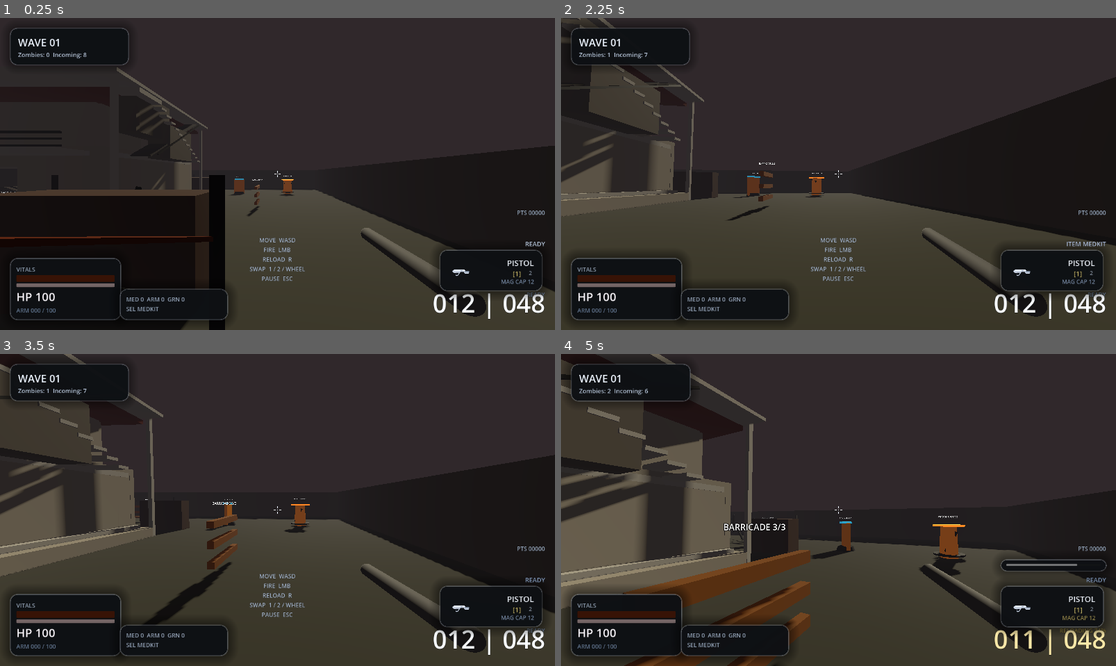
Above: before the commit, frames 1-4 (two rows, left to right).
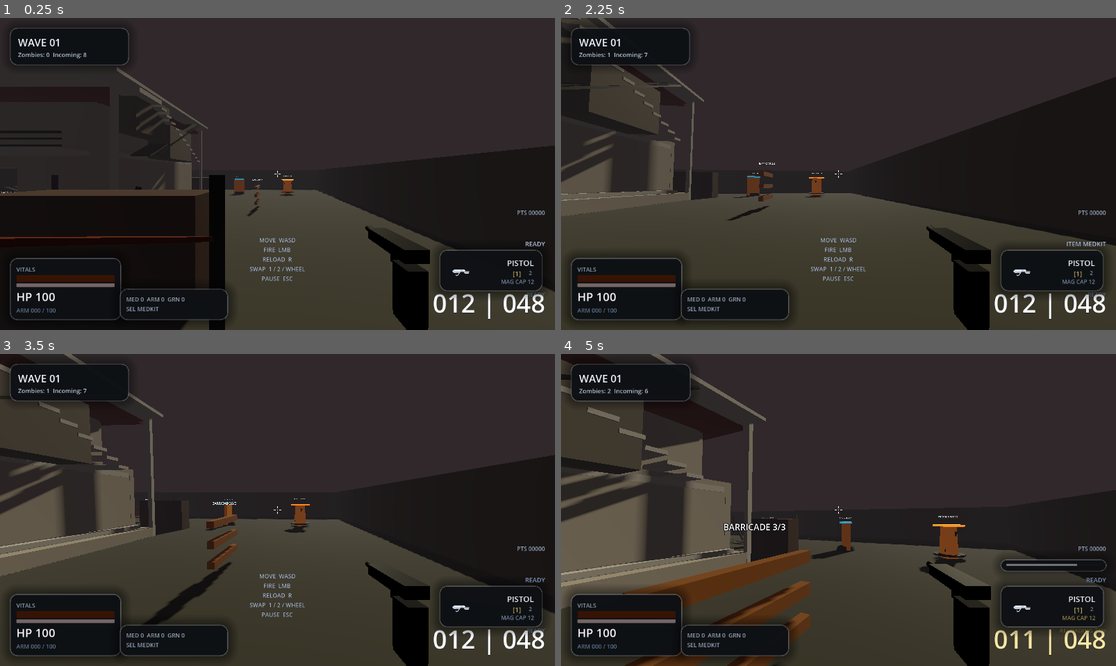
Above: after the commit, the same moments.

Repository: KernPhilipp/Dead-Zones
Game: Godot game, scene res://scenes/main.tscn
Same seed, same stepped clock (60 frames per second), same inputs: the game is played once before the commit and once after it.
Inputs (mouse positions are in pixels of both pictures, inside the frame that each line leads up to):
- Up to frame 1 (0.25 s): no input
- Up to frame 2 (2.25 s): tap Enter at 0.5 s; move the mouse to (866, 174) at 0.52 s; hold W (move_forward) from 0.53 s (still down); tap C (crouch) at 0.6 s; tap Space (jump) at 0.77, 1.52 s; move the mouse to (810, 174) at 1.27 s; tap E (interact) at 1.35 s; move the mouse to (849, 167) at 2.02 s; tap X (item_next) at 2.1 s
- Up to frame 3 (3.5 s): keep holding W (move_forward); move the mouse to (271, 516) at 2.77 s; tap Z (item_prev) at 2.85 s; tap Space (jump) at 3.02 s
- Up to frame 4 (5 s): keep holding W (move_forward); move the mouse to (877, 513) at 3.52 s; press the mouse at (877, 513) at 3.53 s; tap Space (jump) at 3.77, 4.52 s; tap R (reload) at 4.15 s; move the mouse to (794, 506) at 4.27 s; release the mouse at (794, 506) at 4.28 s; tap Shift (sprint) at 4.35 s

The runs differ from the first frame. In frame 1, 2.2% of the frame differs, in the area x 64-88%, y 66-100%; in frame 2, 2.4%, in the area x 65-88%, y 66-100%; in frame 3, 2.1%; in frame 4, 2.1%.

Commit message:
Add multi-part weapon models for pistol, rifle and shotgun
Replaces the single-capsule GunModel with a Node3D container that
swaps in a per-weapon scene (pistol/rifle/shotgun) built from multiple
box and cylinder primitives, giving each weapon a distinct silhouette.

Co-Authored-By: Claude Sonnet 4.6 <noreply@anthropic.com>

Diff:
--- a/scenes/player.tscn
+++ b/scenes/player.tscn
@@ -77,9 +77,8 @@
 collision_mask = 8
 enabled = true
 
-[node name="GunModel" type="MeshInstance3D" parent="Head"]
-transform = Transform3D(1, 0, 0, 0, 0, -1, 0, 1, 0, 0.3, -0.2, -0.5)
-mesh = SubResource("CapsuleMesh_gun")
+[node name="GunModel" type="Node3D" parent="Head"]
+transform = Transform3D(1, 0, 0, 0, 1, 0, 0, 0, 1, 0.3, -0.2, -0.5)
 
 [node name="VisualRoot" type="Node3D" parent="."]
 visible = false
--- /dev/null
+++ b/scenes/weapons/pistol_model.tscn
@@ -0,0 +1,55 @@
+[gd_scene load_steps=9 format=3 uid="uid://pistol_model_v1"]
+
+[sub_resource type="StandardMaterial3D" id="Mat_metal"]
+albedo_color = Color(0.08, 0.09, 0.11, 1)
+roughness = 0.68
+metallic = 0.32
+
+[sub_resource type="StandardMaterial3D" id="Mat_grip"]
+albedo_color = Color(0.11, 0.12, 0.14, 1)
+roughness = 0.92
+metallic = 0.04
+
+[sub_resource type="BoxMesh" id="Box_slide"]
+size = Vector3(0.055, 0.030, 0.175)
+
+[sub_resource type="CylinderMesh" id="Cyl_barrel"]
+top_radius = 0.010
+bottom_radius = 0.010
+height = 0.085
+
+[sub_resource type="BoxMesh" id="Box_grip"]
+size = Vector3(0.044, 0.120, 0.058)
+
+[sub_resource type="BoxMesh" id="Box_guard"]
+size = Vector3(0.007, 0.020, 0.052)
+
+[sub_resource type="BoxMesh" id="Box_magbase"]
+size = Vector3(0.043, 0.012, 0.055)
+
+[node name="PistolModel" type="Node3D"]
+
+[node name="Slide" type="MeshInstance3D" parent="."]
+transform = Transform3D(1, 0, 0, 0, 1, 0, 0, 0, 1, 0, 0.022, -0.025)
+mesh = SubResource("Box_slide")
+material_override = SubResource("Mat_metal")
+
+[node name="Barrel" type="MeshInstance3D" parent="."]
+transform = Transform3D(1, 0, 0, 0, 0, -1, 0, 1, 0, 0, 0.022, -0.128)
+mesh = SubResource("Cyl_barrel")
+material_override = SubResource("Mat_metal")
+
+[node name="Grip" type="MeshInstance3D" parent="."]
+transform = Transform3D(1, 0, 0, 0, 1, 0, 0, 0, 1, 0, -0.068, 0.038)
+mesh = SubResource("Box_grip")
+material_override = SubResource("Mat_grip")
+
+[node name="TriggerGuard" type="MeshInstance3D" parent="."]
+transform = Transform3D(1, 0, 0, 0, 1, 0, 0, 0, 1, 0, -0.018, -0.008)
+mesh = SubResource("Box_guard")
+material_override = SubResource("Mat_metal")
+
+[node name="MagazineBase" type="MeshInstance3D" parent="."]
+transform = Transform3D(1, 0, 0, 0, 1, 0, 0, 0, 1, 0, -0.130, 0.038)
+mesh = SubResource("Box_magbase")
+material_override = SubResource("Mat_grip")
--- /dev/null
+++ b/scenes/weapons/rifle_model.tscn
@@ -0,0 +1,71 @@
+[gd_scene load_steps=12 format=3 uid="uid://rifle_model_v1"]
+
+[sub_resource type="StandardMaterial3D" id="Mat_metal"]
+albedo_color = Color(0.10, 0.11, 0.13, 1)
+roughness = 0.72
+metallic = 0.28
+
+[sub_resource type="StandardMaterial3D" id="Mat_body"]
+albedo_color = Color(0.13, 0.15, 0.18, 1)
+roughness = 0.86
+metallic = 0.05
+
+[sub_resource type="BoxMesh" id="Box_receiver"]
+size = Vector3(0.050, 0.045, 0.270)
+
+[sub_resource type="CylinderMesh" id="Cyl_barrel"]
+top_radius = 0.010
+bottom_radius = 0.010
+height = 0.200
+
+[sub_resource type="BoxMesh" id="Box_stock"]
+size = Vector3(0.048, 0.065, 0.175)
+
+[sub_resource type="BoxMesh" id="Box_grip"]
+size = Vector3(0.040, 0.108, 0.056)
+
+[sub_resource type="BoxMesh" id="Box_magazine"]
+size = Vector3(0.038, 0.105, 0.058)
+
+[sub_resource type="BoxMesh" id="Box_handguard"]
+size = Vector3(0.052, 0.042, 0.100)
+
+[sub_resource type="BoxMesh" id="Box_rail"]
+size = Vector3(0.014, 0.010, 0.220)
+
+[node name="RifleModel" type="Node3D"]
+
+[node name="Receiver" type="MeshInstance3D" parent="."]
+transform = Transform3D(1, 0, 0, 0, 1, 0, 0, 0, 1, 0, 0.018, -0.065)
+mesh = SubResource("Box_receiver")
+material_override = SubResource("Mat_body")
+
+[node name="Barrel" type="MeshInstance3D" parent="."]
+transform = Transform3D(1, 0, 0, 0, 0, -1, 0, 1, 0, 0, 0.018, -0.255)
+mesh = SubResource("Cyl_barrel")
+material_override = SubResource("Mat_metal")
+
+[node name="Stock" type="MeshInstance3D" parent="."]
+transform = Transform3D(1, 0, 0, 0, 1, 0, 0, 0, 1, 0, 0.020, 0.147)
+mesh = SubResource("Box_stock")
+material_override = SubResource("Mat_body")
+
+[node name="PistolGrip" type="MeshInstance3D" parent="."]
+transform = Transform3D(1, 0, 0, 0, 1, 0, 0, 0, 1, 0, -0.062, 0.025)
+mesh = SubResource("Box_grip")
+material_override = SubResource("Mat_body")
+
+[node name="Magazine" type="MeshInstance3D" parent="."]
+transform = Transform3D(1, 0, 0, 0, 1, 0, 0, 0, 1, 0, -0.082, -0.040)
+mesh = SubResource("Box_magazine")
+material_override = SubResource("Mat_body")
+
+[node name="HandGuard" type="MeshInstance3D" parent="."]
+transform = Transform3D(1, 0, 0, 0, 1, 0, 0, 0, 1, 0, 0.016, -0.180)
+mesh = SubResource("Box_handguard")
+material_override = SubResource("Mat_body")
+
+[node name="TopRail" type="MeshInstance3D" parent="."]
+transform = Transform3D(1, 0, 0, 0, 1, 0, 0, 0, 1, 0, 0.043, -0.075)
+mesh = SubResource("Box_rail")
+material_override = SubResource("Mat_metal")
--- /dev/null
+++ b/scenes/weapons/shotgun_model.tscn
@@ -0,0 +1,70 @@
+[gd_scene load_steps=11 format=3 uid="uid://shotgun_model_v1"]
+
+[sub_resource type="StandardMaterial3D" id="Mat_metal"]
+albedo_color = Color(0.07, 0.08, 0.10, 1)
+roughness = 0.70
+metallic = 0.30
+
+[sub_resource type="StandardMaterial3D" id="Mat_wood"]
+albedo_color = Color(0.32, 0.19, 0.10, 1)
+roughness = 0.88
+metallic = 0.00
+
+[sub_resource type="StandardMaterial3D" id="Mat_body"]
+albedo_color = Color(0.11, 0.12, 0.14, 1)
+roughness = 0.85
+metallic = 0.05
+
+[sub_resource type="BoxMesh" id="Box_receiver"]
+size = Vector3(0.070, 0.065, 0.230)
+
+[sub_resource type="CylinderMesh" id="Cyl_barrel"]
+top_radius = 0.023
+bottom_radius = 0.023
+height = 0.160
+
+[sub_resource type="CylinderMesh" id="Cyl_magtube"]
+top_radius = 0.013
+bottom_radius = 0.013
+height = 0.120
+
+[sub_resource type="BoxMesh" id="Box_stock"]
+size = Vector3(0.065, 0.090, 0.210)
+
+[sub_resource type="BoxMesh" id="Box_grip"]
+size = Vector3(0.054, 0.115, 0.062)
+
+[sub_resource type="BoxMesh" id="Box_pump"]
+size = Vector3(0.072, 0.048, 0.085)
+
+[node name="ShotgunModel" type="Node3D"]
+
+[node name="Receiver" type="MeshInstance3D" parent="."]
+transform = Transform3D(1, 0, 0, 0, 1, 0, 0, 0, 1, 0, 0.012, -0.020)
+mesh = SubResource("Box_receiver")
+material_override = SubResource("Mat_body")
+
+[node name="Barrel" type="MeshInstance3D" parent="."]
+transform = Transform3D(1, 0, 0, 0, 0, -1, 0, 1, 0, 0, 0.030, -0.205)
+mesh = SubResource("Cyl_barrel")
+material_override = SubResource("Mat_metal")
+
+[node name="MagazineTube" type="MeshInstance3D" parent="."]
+transform = Transform3D(1, 0, 0, 0, 0, -1, 0, 1, 0, 0, -0.007, -0.185)
+mesh = SubResource("Cyl_magtube")
+material_override = SubResource("Mat_metal")
+
+[node name="Stock" type="MeshInstance3D" parent="."]
+transform = Transform3D(1, 0, 0, 0, 1, 0, 0, 0, 1, 0, 0.008, 0.150)
+mesh = SubResource("Box_stock")
+material_override = SubResource("Mat_wood")
+
+[node name="PistolGrip" type="MeshInstance3D" parent="."]
+transform = Transform3D(1, 0, 0, 0, 1, 0, 0, 0, 1, 0, -0.070, 0.022)
+mesh = SubResource("Box_grip")
+material_override = SubResource("Mat_wood")
+
+[node name="Pump" type="MeshInstance3D" parent="."]
+transform = Transform3D(1, 0, 0, 0, 1, 0, 0, 0, 1, 0, 0.030, -0.170)
+mesh = SubResource("Box_pump")
+material_override = SubResource("Mat_wood")
--- a/scripts/player.gd
+++ b/scripts/player.gd
@@ -6,6 +6,11 @@
 const ItemInventory = preload("res://scripts/player/item_inventory.gd")
 const PlayerProgression = preload("res://scripts/player/player_progression.gd")
 const GrenadeProjectileScene: PackedScene = preload("res://scenes/projectiles/grenade_projectile.tscn")
+const WeaponModelScenes: Dictionary = {
+	"pistol": preload("res://scenes/weapons/pistol_model.tscn"),
+	"rifle": preload("res://scenes/weapons/rifle_model.tscn"),
+	"shotgun": preload("res://scenes/weapons/shotgun_model.tscn"),
+}
 const CAMERA_FIRST_PERSON := "first_person"
 const CAMERA_THIRD_PERSON := "third_person"
 
@@ -150,7 +155,7 @@
 @onready var third_person_pivot: Node3D = $Head/ThirdPersonPivot
 @onready var third_person_arm: SpringArm3D = $Head/ThirdPersonPivot/SpringArm3D
 @onready var third_person_camera: Camera3D = $Head/ThirdPersonPivot/SpringArm3D/ThirdPersonCamera
-@onready var gun_model: MeshInstance3D = $Head/GunModel
+@onready var gun_model: Node3D = $Head/GunModel
 @onready var visual_root: Node3D = $VisualRoot
 @onready var model_root: Node3D = $VisualRoot/ModelRoot
 @onready var model_spine: Node3D = $VisualRoot/ModelRoot/Spine
@@ -798,6 +803,13 @@
 	if highlighted_interaction_target != null and is_instance_valid(highlighted_interaction_target) and highlighted_interaction_target.has_method("set_highlighted"):
 		highlighted_interaction_target.call("set_highlighted", true)
 
+func _update_gun_model(weapon_id: String) -> void:
+	for child in gun_model.get_children():
+		child.queue_free()
+	var scene: PackedScene = WeaponModelScenes.get(weapon_id)
+	if scene:
+		gun_model.add_child(scene.instantiate())
+
 func _sync_current_weapon_view(reset_feedback: bool) -> void:
 	current_weapon_index = weapon_loadout.get_current_slot_index()
 	current_weapon_data = weapon_loadout.get_current_weapon_data()
@@ -806,6 +818,7 @@
 	ammo = weapon_loadout.current_ammo_in_mag()
 	reserve_ammo = weapon_loadout.current_reserve_ammo()
 	is_weapon_automatic = bool(current_weapon_data.get("is_automatic", false))
+	_update_gun_model(weapon_loadout.get_current_weapon_id())
 	if reset_feedback:
 		current_bloom = 0.0
 		weapon_bloom_ratio = 0.0
